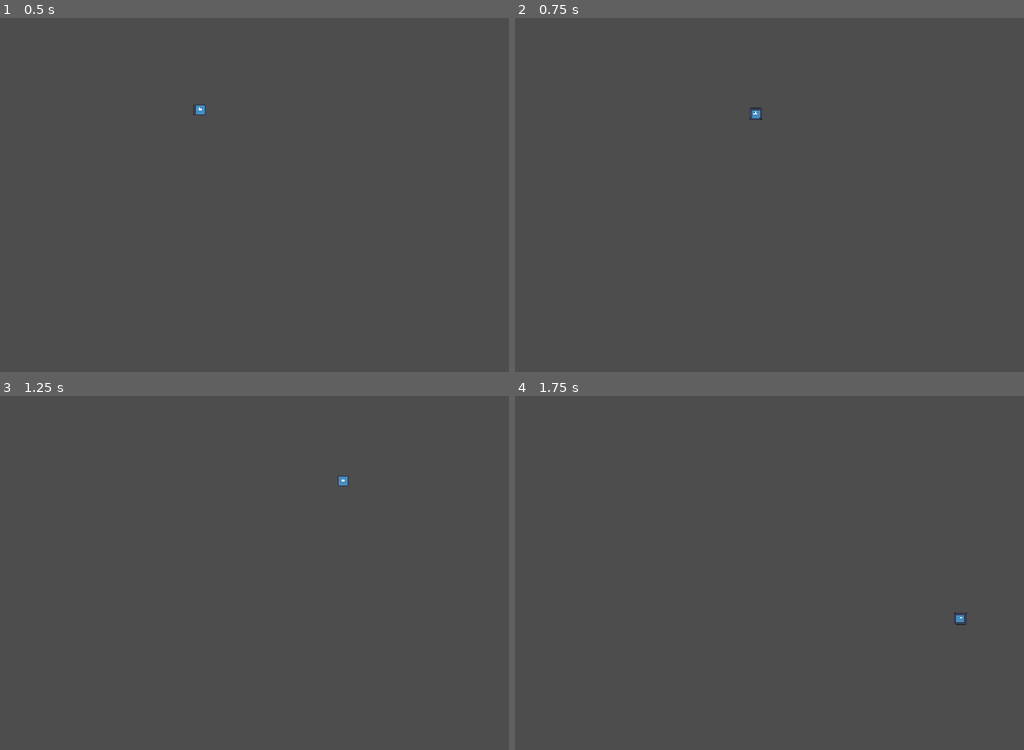
Above: before the commit, frames 1-4 (two rows, left to right).
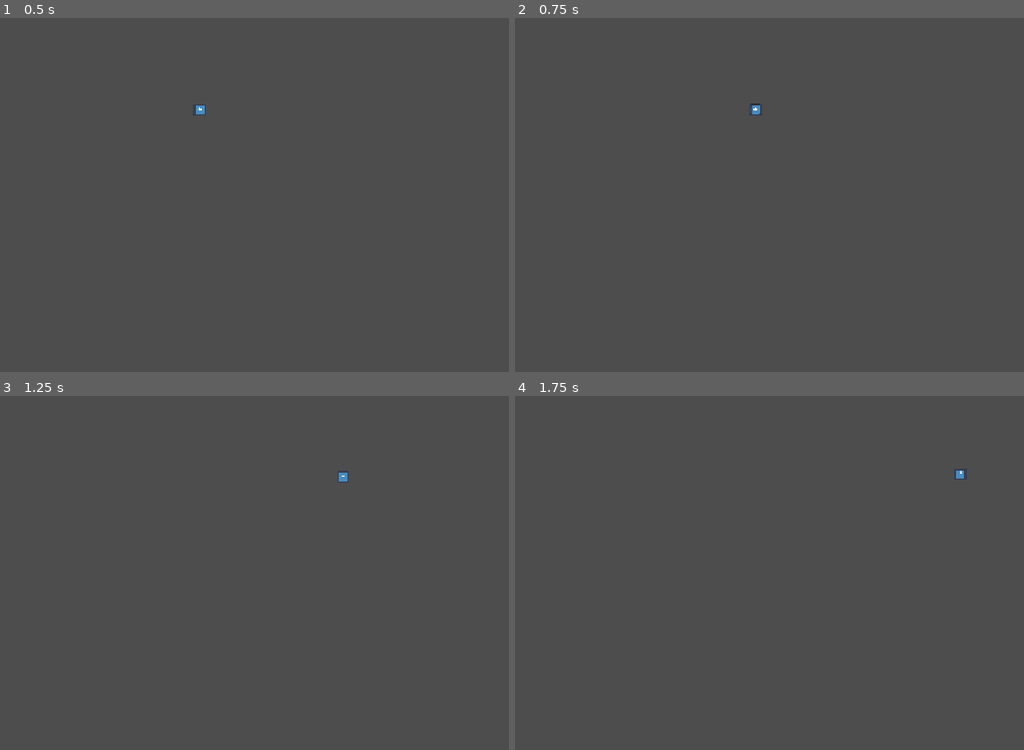
Above: after the commit, the same moments.

Repository: PaxtonSage/grounds
Game: Godot game, scene res://scenes/environment_test.tscn
Two runs of this game, one before a commit and one after it. Both use one fixed random seed, a clock stepped at 60 frames per second and the inputs below. This scene is started directly instead of the project's main scene. The engine's default icon, where the game draws it, is replaced by a stand-in: a white triangle on a blue panel in a dark square.
Inputs (mouse positions are in pixels of both pictures, inside the frame that each line leads up to):
- Up to frame 1 (0.5 s): no input
- Up to frame 2 (0.75 s): tap Enter (ui_accept) at 0.5 s; move the mouse to (738, 244) at 0.52 s; hold D (right) from 0.53 s (still down); tap Space (jump) at 0.6 s
- Up to frame 3 (1.25 s): keep holding D (right); tap Space (jump) at 0.77, 1.07 s
- Up to frame 4 (1.75 s): keep holding D (right); tap Enter (ui_accept) at 1.25 s; move the mouse to (1013, 597) at 1.27 s; click (1013, 597) at 1.35 s; tap Space (jump) at 1.52, 1.55 s

Frame 1 is identical in both runs. In frame 2, less than 0.1% of the frame differs, in the area x 46-49%, y 24-29%; in frame 3, less than 0.1%; in frame 4, less than 0.1%, in the area x 86-89%, y 20-65%.

Commit message:
mrtawesdf

Diff:
--- a/scenes/block.tscn
+++ b/scenes/block.tscn
@@ -1,8 +1,12 @@
 [gd_scene format=3 uid="uid://by28t1gd7yedb"]
 
+[sub_resource type="PhysicsMaterial" id="PhysicsMaterial_3vyb7"]
+
 [sub_resource type="RectangleShape2D" id="RectangleShape2D_ikpfy"]
+size = Vector2(32, 32)
 
 [node name="block" type="StaticBody2D" unique_id=252514105]
+physics_material_override = SubResource("PhysicsMaterial_3vyb7")
 
 [node name="CollisionShape2D" type="CollisionShape2D" parent="." unique_id=1197905029]
 shape = SubResource("RectangleShape2D_ikpfy")
--- a/scenes/player.tscn
+++ b/scenes/player.tscn
@@ -3,7 +3,7 @@
 [ext_resource type="Script" uid="uid://dpbb25gbeef36" path="res://scripts/player.gd" id="1_3vyb7"]
 
 [sub_resource type="CircleShape2D" id="CircleShape2D_4nseq"]
-radius = 25.0
+radius = 16.0
 
 [node name="CharacterBody2D" type="CharacterBody2D" unique_id=1655655575]
 script = ExtResource("1_3vyb7")
--- a/scenes/world.tscn
+++ b/scenes/world.tscn
@@ -6,10 +6,13 @@
 [node name="world" type="Node2D" unique_id=201552216]
 
 [node name="player" parent="." unique_id=1597782147 instance=ExtResource("1_nnsk1")]
-position = Vector2(604, 476)
 
 [node name="Sprite2D" type="Sprite2D" parent="." unique_id=244212436]
 
 [node name="block" parent="." unique_id=252514105 instance=ExtResource("2_rwgxs")]
-position = Vector2(741, 607)
-scale = Vector2(100, 1)
+position = Vector2(0, 32)
+scale = Vector2(20, 1)
+
+[node name="block2" parent="." unique_id=402747571 instance=ExtResource("2_rwgxs")]
+position = Vector2(0, 128)
+scale = Vector2(40, 1)
--- a/scripts/player.gd
+++ b/scripts/player.gd
@@ -1,35 +1,85 @@
-extends CharacterBody2D
+extends CharacterBody2D # gives us access to characterbody functions
 
-var dir:Vector2
-var x_speed = 20
-var y_speed = 10
-var jumpForce = 2000
-var acceleration:Vector2
+const r = 32.0 # pixels to meters
+var gravity = 15.0 * r # gravity
+var air = .99 # air resistance
+var dir:Vector2 # (x, y)
+var acceleration:Vector2 # (x, y)
+var xAccelerationForce = 20.0 * r
+var	yAccelerationForce = 3.0 * r
+var jumpForce = 500 * r
+var jumpVector:Vector2 = Vector2(0, 1) # instantaneous acceleration value for jump
+var coyoteTime = 5
+var timer = 0
 
-var gravity = 200
+var canJump = false
+var canDoubleJump = false
 
-# Called when the node enters the scene tree for the first time.
+enum jumpType {
+	floor = 0,
+	wall,
+	double,
+	head,
+	coyote
+}
+var jump
+
 func _ready() -> void:
 	pass # Replace with function body.
 
-func _process(delta: float) -> void:
+func _process(_delta: float) -> void:
 	dir.x = int(Input.is_action_pressed("right")) - int(Input.is_action_pressed("left"))
 	dir.y = int(Input.is_action_pressed("down")) - int(Input.is_action_pressed("up"))
 	dir = dir.normalized()		#Only neccesary when dir.y is being taken account of
 
 func _physics_process(delta: float) -> void:
+
+	canJump = false
+	if timer > 0:
+		timer -= delta
+		canJump = true
+		jump = jumpType.coyote
+
+	if is_on_floor():
+		timer = coyoteTime
+		canJump = true
+		jump = jumpType.floor
+		jumpVector = Vector2.UP
+
+	if is_on_wall():
+		timer = coyoteTime
+		canJump = true
+		jump = jumpType.wall
+		if dir == Vector2.ZERO:
+			jumpVector = get_wall_normal()
+		else:
+			jumpVector = get_wall_normal()*2 + Vector2(dir.x, dir.y)
+
+
+
+
 	acceleration = Vector2.ZERO
 
-	acceleration.x += dir.x * x_speed
-	acceleration.y += dir.y * y_speed
+	acceleration.x += dir.x * xAccelerationForce
+	acceleration.y += dir.y * yAccelerationForce
 
-	if Input.is_action_just_pressed("jump"):
-		acceleration.y = -jumpForce
+	if Input.is_action_just_pressed("jump") and canJump:
+		canJump = false
+		timer = 0
+		acceleration *= 0
+		acceleration += jumpVector * jumpForce
+		if jump == jumpType.double:
+			canDoubleJump = false
 
 	acceleration.y += gravity
 
 
-	velocity.x += acceleration.x * delta
-	velocity.y += acceleration.y * delta
+	velocity.x += (acceleration.x) * delta
+	velocity.y += (acceleration.y) * delta
+	velocity = velocity * air
+
+
+	print("x velocity:", velocity.x/r, "m/s, y velocity:", velocity.y/r, "m/s")
+
 
 	move_and_slide()
Not shown, added: scenes/world.tscn1774183323.tmp
